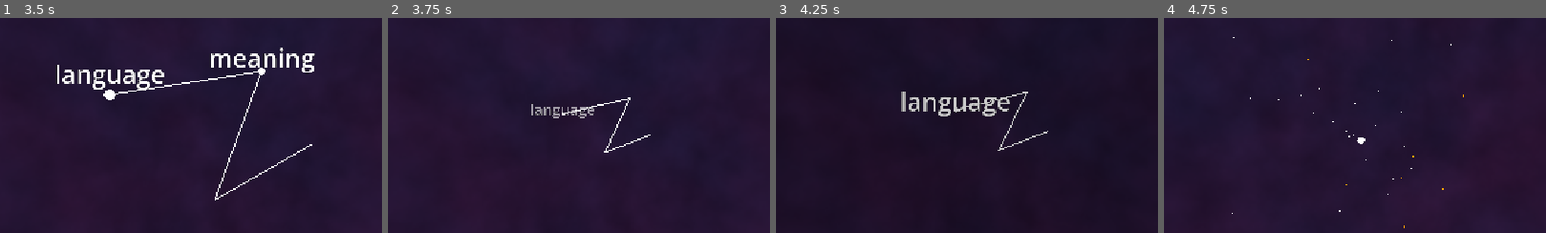
Above: before the commit, frames 1-4 (left to right).
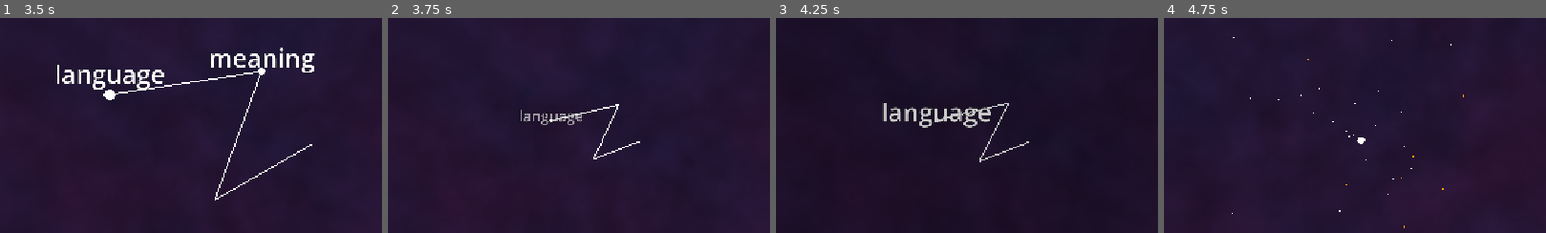
Above: after the commit, the same moments.

Repository: JohnnyEch0/embedding-test
Game: Godot game, scene res://intro.tscn
Two runs of this game, one before a commit and one after it. Both use one fixed random seed, a clock stepped at 60 frames per second and the inputs below.
Inputs (mouse positions are % of the whole screen's width and height, from its top left):
- Up to frame 1 (3.5 s): tap Enter at 0.5, 2.75 s; move the mouse to (72, 45) at 0.52 s; hold D (move_right) 0.53-1.28 s; hold F (dim_x_plus) 0.53-1.28 s; move the mouse to (30, 55) at 1.27 s; hold S (move_back) 1.28-2.03 s; tap G (dim_y_plus) at 1.35 s; tap Space (move_up) at 2 s; move the mouse to (60, 28) at 2.02 s; hold D (move_right) 2.03-2.78 s; hold H (dim_z_plus) 2.03-2.78 s; move the mouse to (45, 70) at 2.77 s; hold W (move_forward) from 2.78 s (still down); tap R (next_dims) at 2.85 s
- Up to frame 2 (3.75 s): tap Space (move_up) at 3.5 s; move the mouse to (80, 65) at 3.52 s; release W (move_forward) at 3.53 s; hold A (move_left) from 3.53 s (still down); hold E (next_line) from 3.53 s (still down)
- Up to frame 3 (4.25 s): keep holding A (move_left); keep holding E (next_line); tap Escape (skip_all) at 4.15 s
- Up to frame 4 (4.75 s): keep holding A (move_left); move the mouse to (20, 35) at 4.27 s; release E (next_line) at 4.28 s; tap 1 at 4.35 s
The pictures show only the part of the screen within x 22-72%, y 24-74%; the shares and areas given below are measured in that part.

Frame 1 is identical in both runs. In frame 2, 1.2% of the frame differs, in the area x 34-69%, y 36-66%; in frame 3, 2.5%, in the area x 27-72%, y 34-68%; in frame 4, nothing differs.

Commit message:
intro: camera glide looks into the star cluster
look_target defaults to an all-NaN sentinel meaning auto: the centroid
of the StarsScene positions ((6.25, 3.75, -90) with current defaults),
derived from the instantiated child so star geometry is defined only in
stars_scene.gd. Fixes the final ~20% of the glide facing away from the
cluster (path ends at z=-30, cluster at z=-60..-120). An explicit
look_target export overrides the auto target.

Diff:
--- a/godot/intro/camera_scene.gd
+++ b/godot/intro/camera_scene.gd
@@ -1,17 +1,28 @@
 class_name CameraScene
 extends IntroScene
+
+## Intro scene: glides the mother's camera along an exported path while
+## playing the stars scene underneath. By default the camera looks at
+## the centroid of the star positions (auto-derived from the StarsScene,
+## so the cluster geometry lives only in stars_scene.gd) — the glide
+## path ends at z = -30 while the cluster sits at z = -60 .. -120, so a
+## fixed origin look target made the final ~20% of the glide face away
+## from the stars. An explicitly exported look_target overrides.
 
 @export var path: Array[Vector3] = [
 	Vector3(0, 0, 120),
 	Vector3(45, 25, 50),
 	Vector3(-25, 5, -30),
 ]
-@export var look_target := Vector3.ZERO
+## Point the camera looks at. Default (all-NaN) = auto: the centroid of
+## the StarsScene positions. Set a real Vector3 to look somewhere else.
+@export var look_target := Vector3(NAN, NAN, NAN)
 @export var duration := 8.0
 
 const StarsTscn := preload("res://intro/stars_scene.tscn")
 
 var _tween: Tween = null
+var _look := Vector3.ZERO
 
 
 func start() -> void:
@@ -26,6 +37,7 @@
 	var stars := StarsTscn.instantiate()
 	add_child(stars)
 	stars.start()
+	_look = _resolve_look_target(stars)
 	_tween = create_tween()
 	_tween.tween_method(_move, 0.0, 1.0, duration)
 	_tween.tween_callback(_finish)
@@ -39,7 +51,7 @@
 
 func _move(t: float) -> void:
 	camera.position = _pos_at(t)
-	camera.look_at(look_target)
+	camera.look_at(_look)
 
 
 func _pos_at(t: float) -> Vector3:
@@ -47,3 +59,19 @@
 	var f: float = clampf(t, 0.0, 1.0) * float(segs)
 	var i: int = clampi(int(f), 0, segs - 1)
 	return path[i].lerp(path[i + 1], f - float(i))
+
+
+## Explicit look_target (any non-NaN x) wins; the default auto-derives
+## the centroid of the StarsScene positions, so star geometry is not
+## hardcoded in two places.
+func _resolve_look_target(stars: StarsScene) -> Vector3:
+	if not is_nan(look_target.x):
+		return look_target
+	var sum := Vector3.ZERO
+	var n := 0
+	for p in stars.positions:
+		sum += p
+		n += 1
+	if n == 0:
+		return Vector3.ZERO
+	return sum / float(n)
